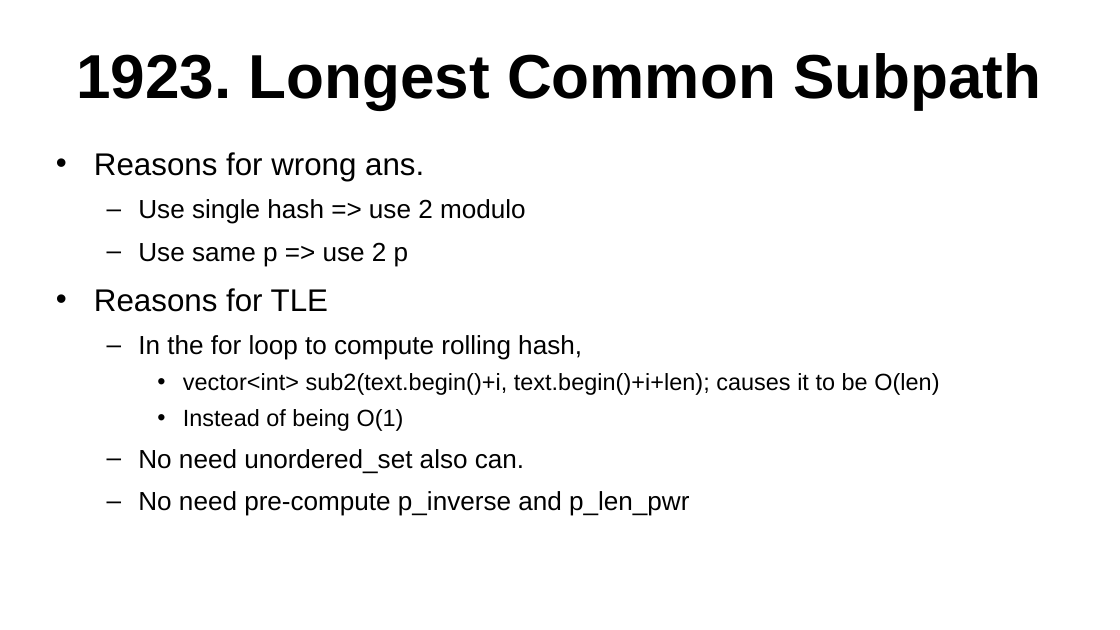
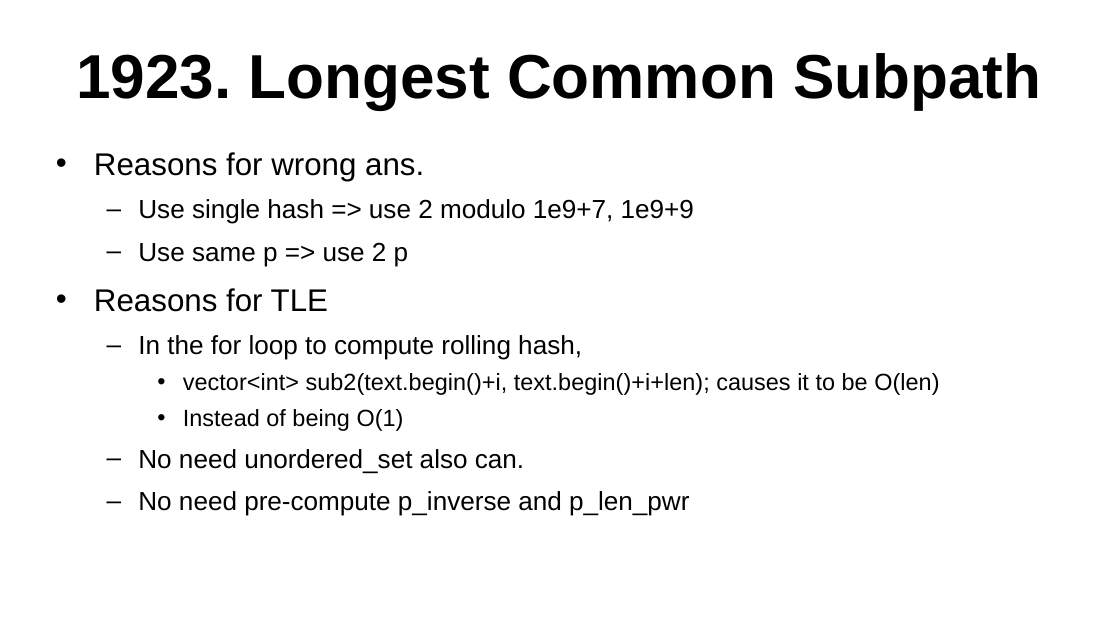
Before and after one commit to kindaichinisan/CompetitiveProgramming, a slide deck: slide 110 of MyCode/competitive_programming.ppt. Drawn at 1120x630 pixels with LibreOffice and Linux fonts; fonts in the diff are those of the drawing. Boxes give left, top, right and bottom in pixels: in the first picture for what was removed or moved away, otherwise in the second. Text is boxed around its words. In the diff, an @@ line names an element or a change of style, - is before the commit and + after.

```diff
--- a/MyCode/competitive_programming.ppt
+++ b/MyCode/competitive_programming.ppt
@@ text at [138, 199, 694, 224]: text changed @@
-  – Use single hash => use 2 modulo
+  – Use single hash => use 2 modulo 1e9+7, 1e9+9
```
Also in this commit, not shown: 1 other file.
